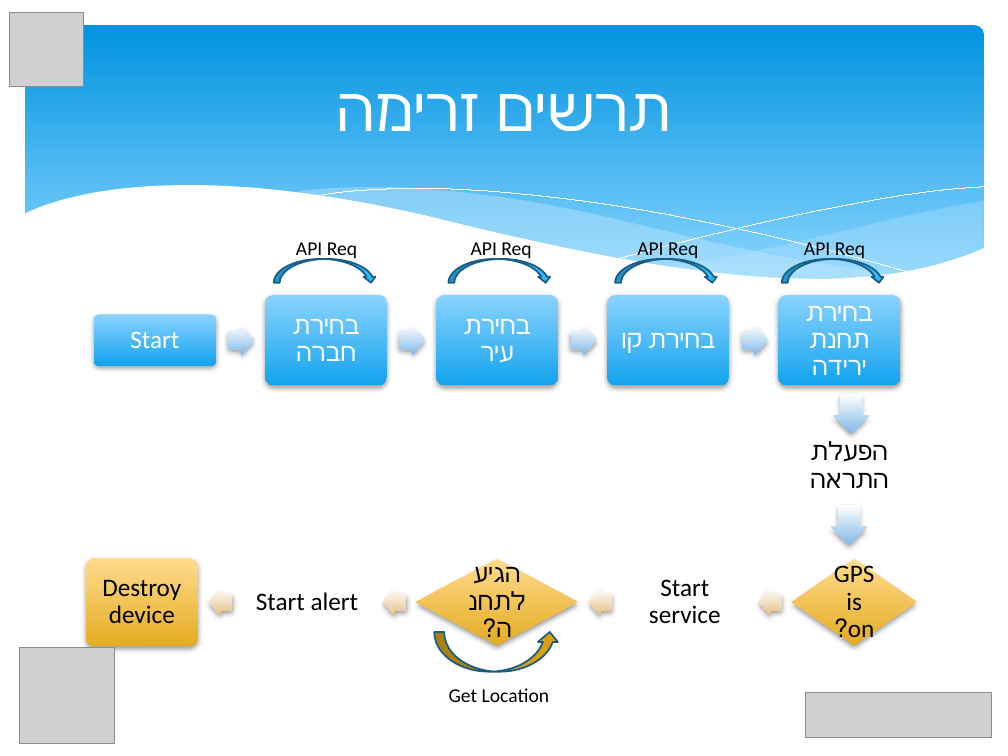
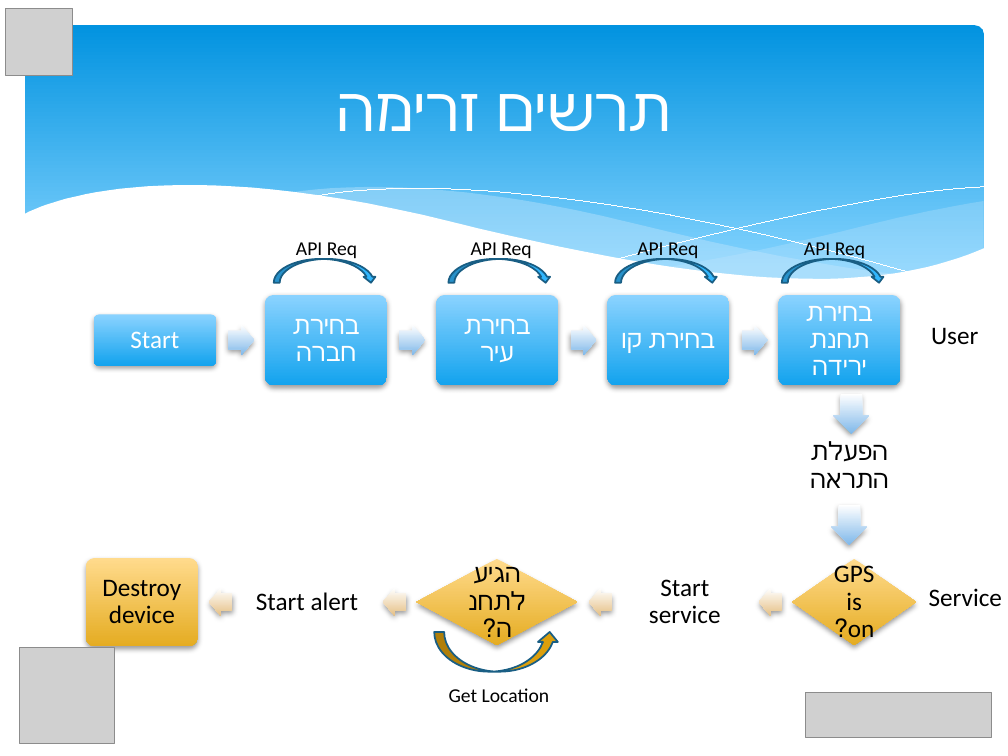
Before and after one commit to aviram120/alertsStation, a slide deck: slide 3 of doc/Presentation .pptx. Drawn at 1008x756 pixels with LibreOffice and Linux fonts; fonts in the diff are those of the drawing; grey boxes stand for pictures. Boxes give left, top, right and bottom in pixels: in the first picture for what was removed or moved away, otherwise in the second. Text is boxed around its words. In the diff, an @@ line names an element or a change of style, - is before the commit and + after.

```diff
--- a/doc/Presentation .pptx
+++ b/doc/Presentation .pptx
@@ picture: place and size @@
-picture at bbox=[10, 13, 84, 87]
+picture at bbox=[6, 8, 74, 76]
@@ text added at bbox=[931, 327, 978, 345], 18 pt, text #000000 @@
+User
@@ text added at bbox=[929, 588, 1002, 606], 18 pt, text #000000 @@
+Service
```
Also in this commit, not shown: 7 other slides changed, 1 slide added, 4 other files.
